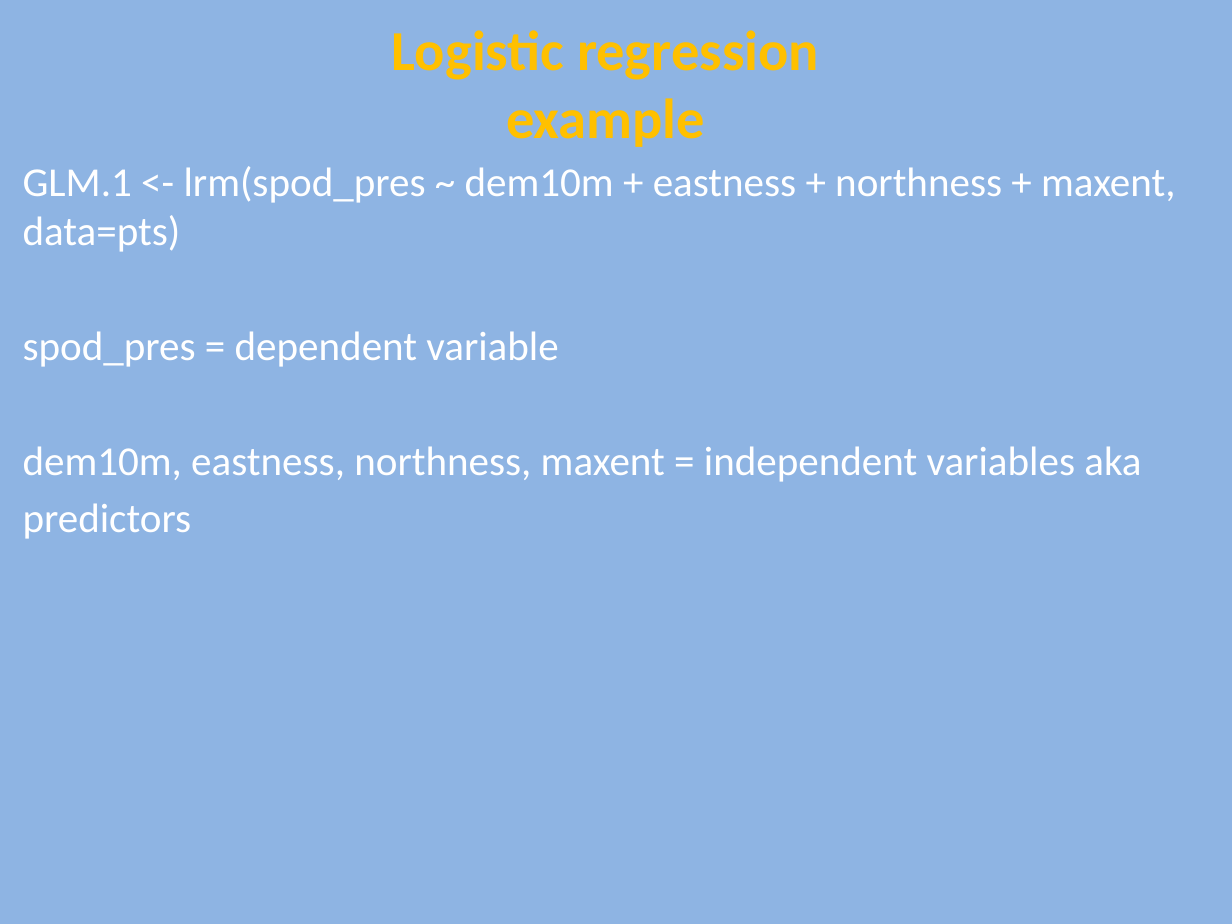
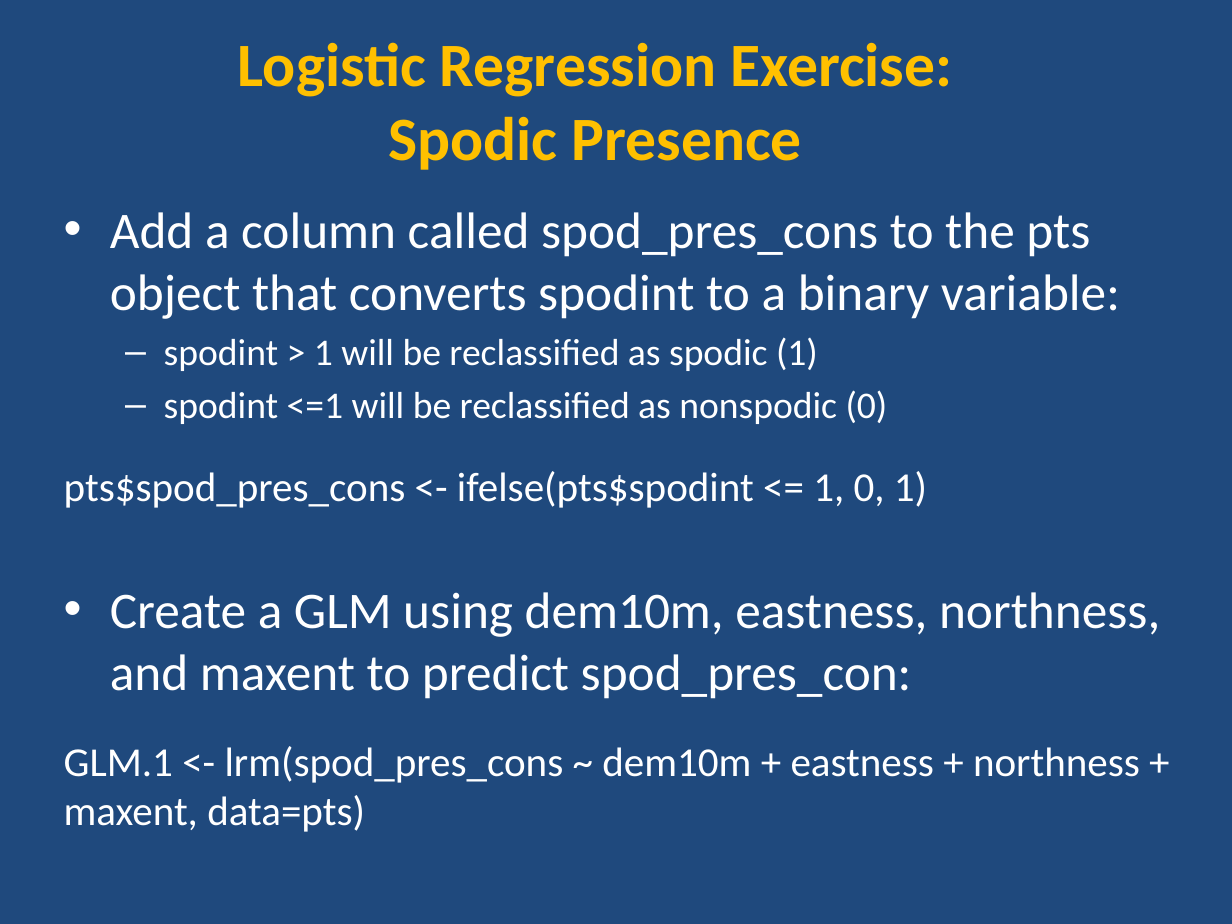
Before and after one commit to ncss-tech/stats_for_soil_survey, a slide deck: slide 17 of presentations/logistic_regression/Logistic.pptx (slide 20 before the commit). Drawn at 1232x924 pixels with LibreOffice and Linux fonts; fonts in the diff are those of the drawing. Boxes give left, top, right and bottom in pixels: in the first picture for what was removed or moved away, otherwise in the second. Text is boxed around its words. In the diff, an @@ line names an element or a change of style, - is before the commit and + after.

Commit message:
minor edits to spodic presence example and formatting in logistic ppt

```diff
--- a/presentations/logistic_regression/Logistic.pptx
+++ b/presentations/logistic_regression/Logistic.pptx
@@ background #8EB4E3 to #1F497D @@
@@ text at [238, 42, 952, 170]: text changed; size 33 to 36 pt @@
-Logistic regression
-example
+Logistic Regression Exercise:
+Spodic Presence
@@ text at [64, 212, 1160, 832]: text changed; size 24 to 30 pt @@
-GLM.1 <- lrm(spod_pres ~ dem10m + eastness + northness + maxent, data=pts)
-spod_pres = dependent variable
-dem10m, eastness, northness, maxent = independent variables aka
-predictors
+• Add a column called spod_pres_cons to the pts object that converts spodint to a binary variable:
+  – spodint > 1 will be reclassified as spodic (1)
+  – spodint <=1 will be reclassified as nonspodic (0)
+pts$spod_pres_cons <- ifelse(pts$spodint <= 1, 0, 1)
+• Create a GLM using dem10m, eastness, northness, and maxent to predict spod_pres_con:
+GLM.1 <- lrm(spod_pres_cons ~ dem10m + eastness + northness + maxent, data=pts)
```
Also in this commit, not shown: 26 other slides changed, 3 slides removed.
